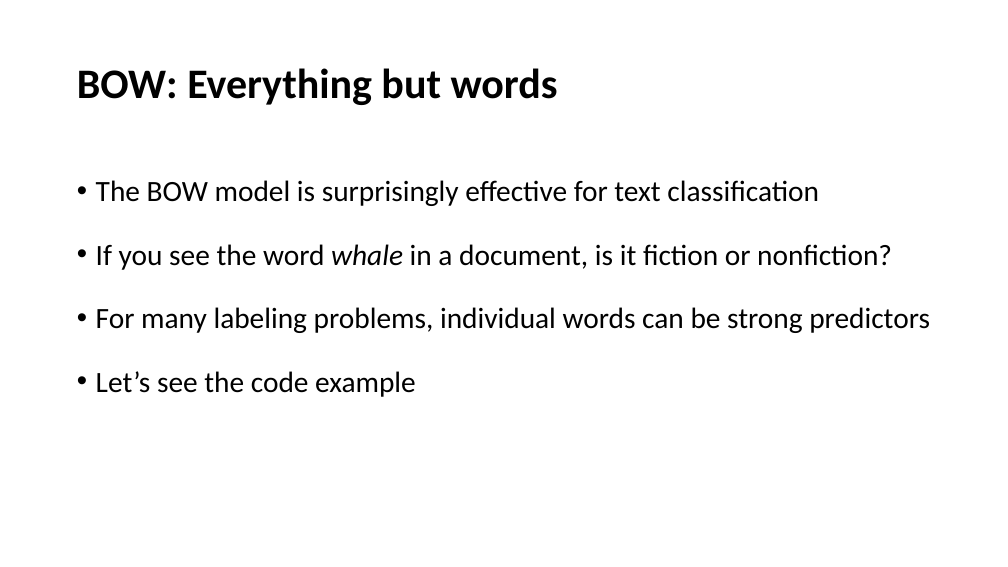
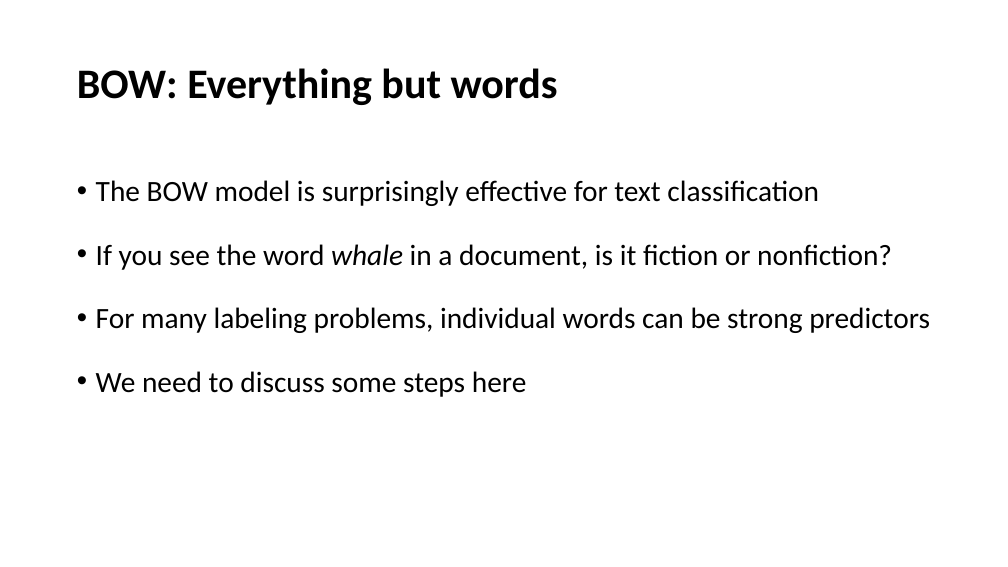
Before and after one commit to YeabinMoonEcon/BUS211, a slide deck: slide 8 of BUS243_NLP/lecture_notes/Lecture2.pptx. Drawn at 1008x567 pixels with LibreOffice and Linux fonts; fonts in the diff are those of the drawing. Boxes give left, top, right and bottom in pixels: in the first picture for what was removed or moved away, otherwise in the second. Text is boxed around its words. In the diff, an @@ line names an element or a change of style, - is before the commit and + after.

```diff
--- a/BUS243_NLP/lecture_notes/Lecture2.pptx
+++ b/BUS243_NLP/lecture_notes/Lecture2.pptx
@@ text at (96, 371, 526, 397): text changed @@
-• Let’s see the code example
+• We need to discuss some steps here
```
Also in this commit, not shown: 4 other slides changed, 1 other file.
